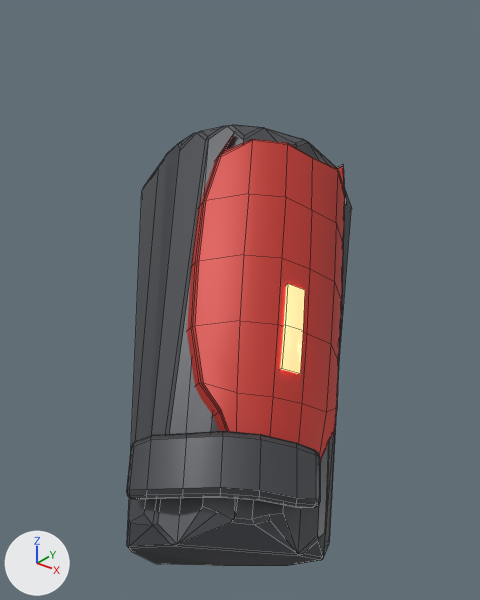
The FBX model Art/Export/Armor/SM_SB_Armor_lowerarm_l.fbx as it was, and as the next commit left it.
The view is the same before and after, from a 50 mm lens placed at (0.62, -0.323, 1.294), pointed at (0.403, -0.052, 1.126). Arrows for +X, +Y and +Z are at lower left; the lights stay in place. The picture after the commit comes second. Mesh edges are drawn as thin lines.

Objects in the first picture: 'SM_SB_Armor_lowerarm_l'.
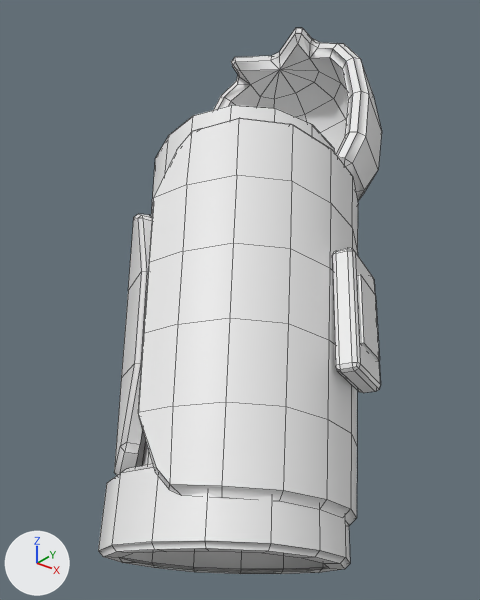
Patch to the scene script:
```diff
--- a/Art/Export/Armor/SM_SB_Armor_lowerarm_l.fbx.py
+++ b/Art/Export/Armor/SM_SB_Armor_lowerarm_l.fbx.py
@@ mat_m_team_soldier @@
+mat_m_team_soldier = principled_material('M_Team_Soldier')
+mat_m_team_soldier.base_color = (0.8, 0.8, 0.8)  # white #e7e7e7
@@ me_sm_sb_armor_lowerarm_l @@
 # used by ob_sm_sb_armor_lowerarm_l; location = (0.0, 0.0, 0.0); rotation_euler = (0.0, -3.142, 0.0), in degrees (0, -180, 0); scale = (-0.01, -0.01, -0.01)
 # verts and faces of me_sm_sb_armor_lowerarm_l; kept vertices keep their numbers, new ones are numbered from 528
-me_sm_sb_armor_lowerarm_l.from_pydata(...)  # 528 vertices, 536 faces; spans x 31.8..51.0, y -3.2..18.4, z 102.6..122.3
-me_sm_sb_armor_lowerarm_l.materials.append(mat_m_armormetal)  # dark grey #4d5055
-me_sm_sb_armor_lowerarm_l.materials.append(mat_m_team)  # red #c43830
-me_sm_sb_armor_lowerarm_l.materials.append(mat_m_teamglow)  # orange #ff7650, glowing orange #ff7650
+me_sm_sb_armor_lowerarm_l.from_pydata(...)  # 594 vertices, 551 faces; spans x 29.5..52.2, y -11.0..19.3, z 100.6..126.4
+# me_sm_sb_armor_lowerarm_l part 1: the loose piece of 238 vertices spanning x 35.8..50.1, y -0.2..15.1, z 109.0..122.3 is rebuilt with 122 vertices and now spans x 37.2..51.6, y -3.5..17.5, z 102.9..122.9, in mat_m_team_soldier (white #e7e7e7)
+# me_sm_sb_armor_lowerarm_l part 2: the loose piece of 162 vertices spanning x 31.8..51.0, y -3.2..18.4, z 102.6..122.3 is rebuilt with 112 vertices and now spans x 31.2..50.6, y -4.5..17.7, z 102.9..123.1, in mat_m_team_soldier (white #e7e7e7)
+# me_sm_sb_armor_lowerarm_l part 3: a new loose piece of 144 vertices spanning x 29.5..42.9, y -11.0..0.5, z 113.2..126.4, in mat_m_team_soldier (white #e7e7e7)
+# me_sm_sb_armor_lowerarm_l part 4: a new loose piece of 84 vertices spanning x 40.9..52.2, y 8.8..19.3, z 100.6..111.4, in mat_m_team_soldier (white #e7e7e7)
+# me_sm_sb_armor_lowerarm_l part 5: a new loose piece of 68 vertices spanning x 33.2..43.3, y 0.9..16.3, z 103.1..117.4, in mat_m_team_soldier (white #e7e7e7)
+# me_sm_sb_armor_lowerarm_l part 6: a new loose piece of 56 vertices spanning x 46.2..50.1, y 2.5..9.2, z 110.8..117.3, in mat_m_team_soldier (white #e7e7e7)
+# me_sm_sb_armor_lowerarm_l part 7: the loose piece of 116 vertices spanning x 43.6..51.0, y 11.8..18.4, z 108.9..112.7 is deleted
+# me_sm_sb_armor_lowerarm_l part 8: the loose piece of 12 vertices spanning x 46.0..48.3, y 8.3..11.6, z 113.3..116.7 is deleted
+# me_sm_sb_armor_lowerarm_l part 9
+verts[528] = (47.8, 3.7, 114.5)
+verts[529] = (48.0, 3.6, 114.6)  # pixel (375, 295)
+verts[530] = (47.9, 5.3, 116.3)  # pixel (360, 274)
+for new, old in zip([531, 532, 533], [528, 529, 530]): verts[new] = verts[old] + (1.7, 2.3, -2.2)
+verts[534] = (47.7, 5.4, 116.2)
+verts[535] = (49.4, 7.7, 114.1)
+faces += [(528, 529, 532, 531), (529, 530, 533, 532), (530, 534, 535, 533), (528, 531, 535, 534), (528, 534, 530, 529), (531, 532, 533, 535)]
+me_sm_sb_armor_lowerarm_l.materials.append(mat_m_team_soldier)  # white #e7e7e7
```

What differs and where, as boxes (x1, y1, x2, y2) in the pictures (480 x 600 px):
'SM_SB_Armor_lowerarm_l', reshaped, recoloured (26% wider, 24% taller): before (126, 125, 351, 566); after (98, 28, 382, 574)
part 1 of me_sm_sb_armor_lowerarm_l, rebuilt (38% wider, 24% taller): before (187, 132, 346, 461); after (138, 118, 358, 526)
part 2 of me_sm_sb_armor_lowerarm_l, rebuilt (mostly hidden afterwards): before (127, 125, 351, 566); after (142, 105, 335, 466)
part 3 of me_sm_sb_armor_lowerarm_l, added: after (214, 28, 382, 201)
part 4 of me_sm_sb_armor_lowerarm_l, added: after (98, 464, 350, 574)
part 5 of me_sm_sb_armor_lowerarm_l, added: after (114, 214, 152, 475)
part 6 of me_sm_sb_armor_lowerarm_l, added: after (332, 248, 380, 393)
part 7 of me_sm_sb_armor_lowerarm_l, deleted: before (126, 431, 320, 508)
part 8 of me_sm_sb_armor_lowerarm_l, deleted: before (280, 284, 305, 374)
part 9 of me_sm_sb_armor_lowerarm_l, added: after (358, 275, 380, 361)
